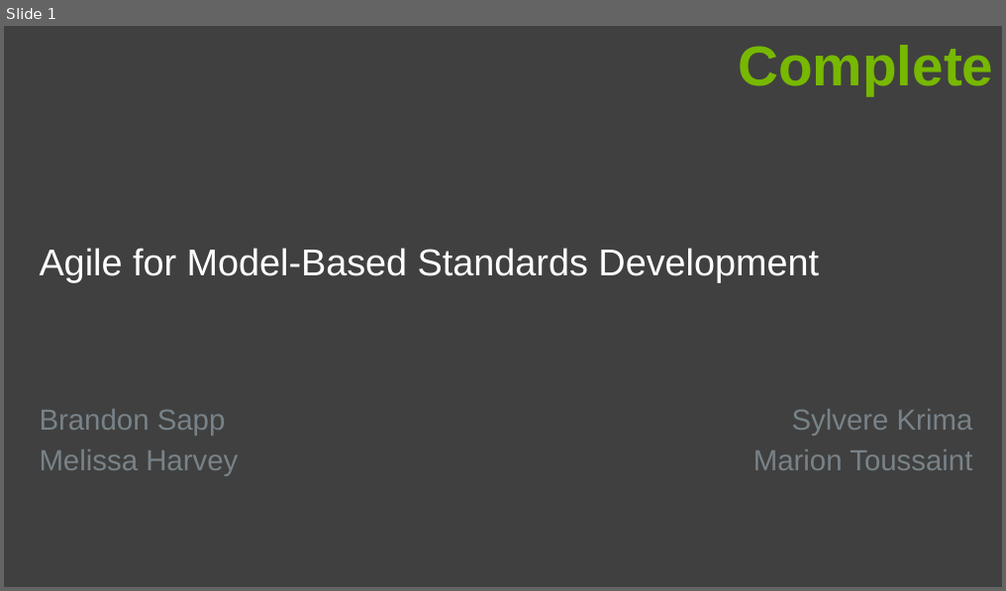
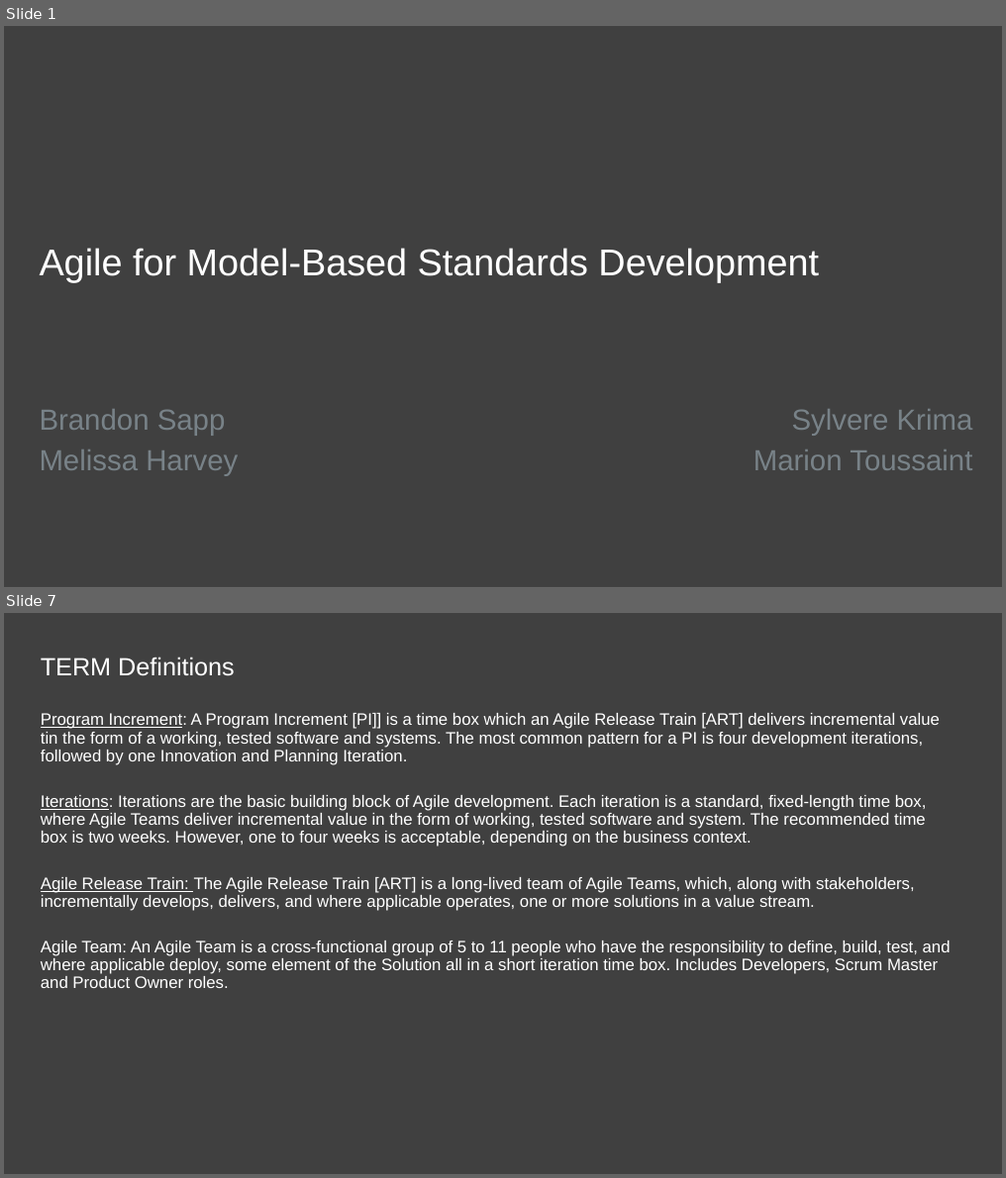
Before and after one commit to agile4mbsd/papers, a slide deck: 01 - Agile for Model-Based Standards Development/D - Presentations/PDES.Presentation.pptx. Shown one above the other, each under a label of ours: slide 1 before the commit, slides 1 and 7 after it; the slides between them are not shown. The pictures are 1006x591 and 1006x1178 pixels, drawn with LibreOffice and Linux fonts; fonts in the diff are those of the drawing; background and template pictures are left out. Boxes give left, top, right and bottom in pixels: in the first picture for what was removed or moved away, otherwise in the second. Text is boxed around its words. In the diff, an @@ line names an element or a change of style, - is before the commit and + after.

```diff
--- a/01 - Agile for Model-Based Standards Development/D - Presentations/PDES.Presentation.pptx
+++ b/01 - Agile for Model-Based Standards Development/D - Presentations/PDES.Presentation.pptx
@@ slide 7 added at (x1=4, y1=613, x2=1002, y2=1174), background #404040 @@
@@ title added at (x1=41, y1=657, x2=235, y2=676), 24 pt, text #FFFFFF @@
+TERM Definitions
@@ text added at (x1=41, y1=713, x2=950, y2=988), 16 pt, text #FFFFFF @@
+Program Increment: A Program Increment [PI]] is a time box which an Agile Release Train [ART] delivers incremental value tin the form of a working, tested software and systems. The most common pattern for a PI is four development iterations, followed by one Innovation and Planning Iteration.
+Iterations: Iterations are the basic building block of Agile development. Each iteration is a standard, fixed-length time box, where Agile Teams deliver incremental value in the form of working, tested software and system. The recommended time box is two weeks. However, one to four weeks is acceptable, depending on the business context.
+Agile Release Train: The Agile Release Train [ART] is a long-lived team of Agile Teams, which, along with stakeholders, incrementally develops, delivers, and where applicable operates, one or more solutions in a value stream.
+Agile Team: An Agile Team is a cross-functional group of 5 to 11 people who have the responsibility to define, build, test, and where applicable deploy, some element of the Solution all in a short iteration time box. Includes Developers, Scrum Master and Product Owner roles.
@@ slide 1 changed as well @@
@@ text removed at (x1=738, y1=45, x2=993, y2=95) @@
-Complete
```
Also in this commit, not shown: 3 other slides changed, 6 other slides added, 7 slides removed.
